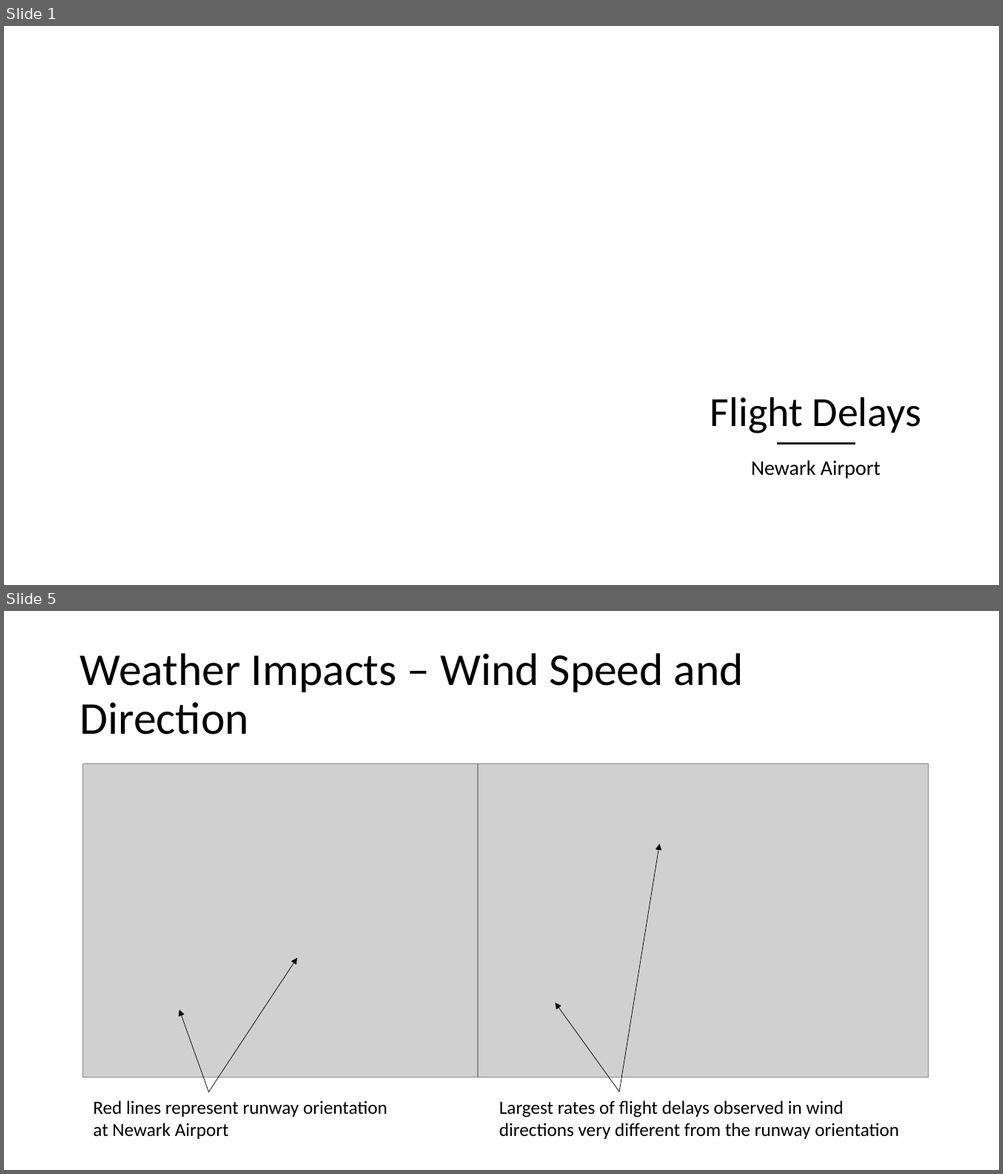
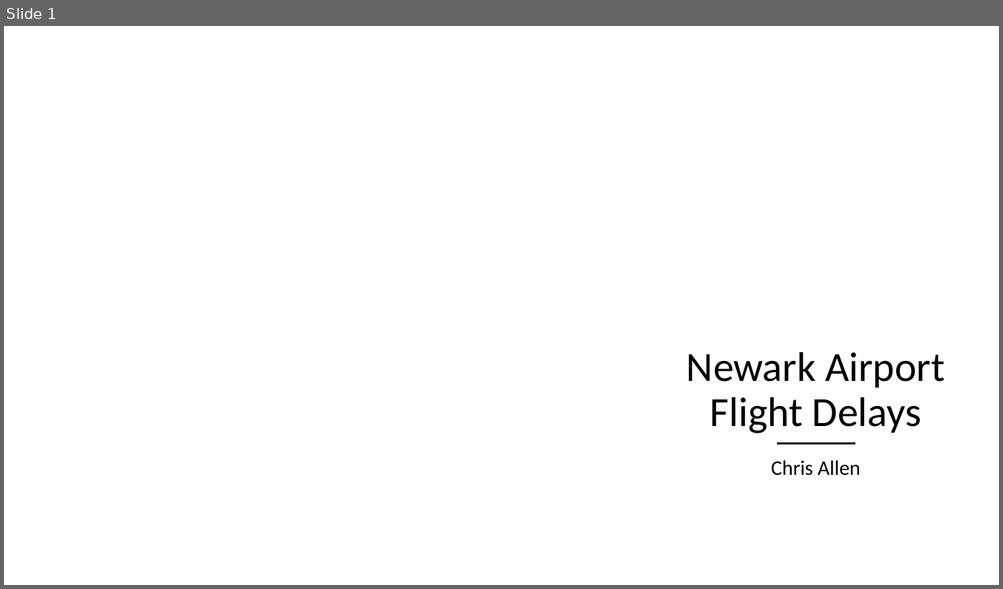
Before and after one commit to c-a11en/codeclan_final_project, a slide deck: Flight Delays Presentation.pptx. Shown one above the other, each under a label of ours: slides 1 and 5 before the commit, slide 1 after it; the slides between them are not shown. The pictures are 1003x1174 and 1003x589 pixels, drawn with LibreOffice and Linux fonts; fonts in the diff are those of the drawing; grey boxes stand for pictures; background and template pictures are left out. Boxes give left, top, right and bottom in pixels: in the first picture for what was removed or moved away, otherwise in the second. Text is boxed around its words. In the diff, an @@ line names an element or a change of style, - is before the commit and + after.

```diff
--- a/Flight Delays Presentation.pptx
+++ b/Flight Delays Presentation.pptx
@@ slide 5 removed at bbox=[4, 611, 999, 1170], background #FFFFFF @@
@@ title removed at bbox=[79, 653, 743, 735] @@
-Weather Impacts – Wind Speed and Direction
@@ picture removed at bbox=[82, 764, 478, 1078] @@
@@ picture removed at bbox=[478, 764, 928, 1078] @@
@@ arrow removed from (620, 1092) to (659, 844) @@
@@ arrow removed from (209, 1092) to (297, 958) @@
@@ arrow removed from (209, 1093) to (179, 1010) @@
@@ arrow removed from (620, 1092) to (555, 1002) @@
@@ text removed at bbox=[93, 1101, 387, 1139] @@
-Red lines represent runway orientation at Newark Airport
@@ text removed at bbox=[499, 1101, 899, 1139] @@
-Largest rates of flight delays observed in wind directions very different from the runway orientation
@@ slide 1 changed as well @@
@@ title at bbox=[686, 352, 945, 434]: text changed @@
-Flight Delays
+Newark Airport
+Flight Delays
@@ subtitle at bbox=[771, 460, 860, 476]: text changed @@
-Newark Airport
+Chris Allen
```
Also in this commit, not shown: 9 other slides changed, 2 slides added.
